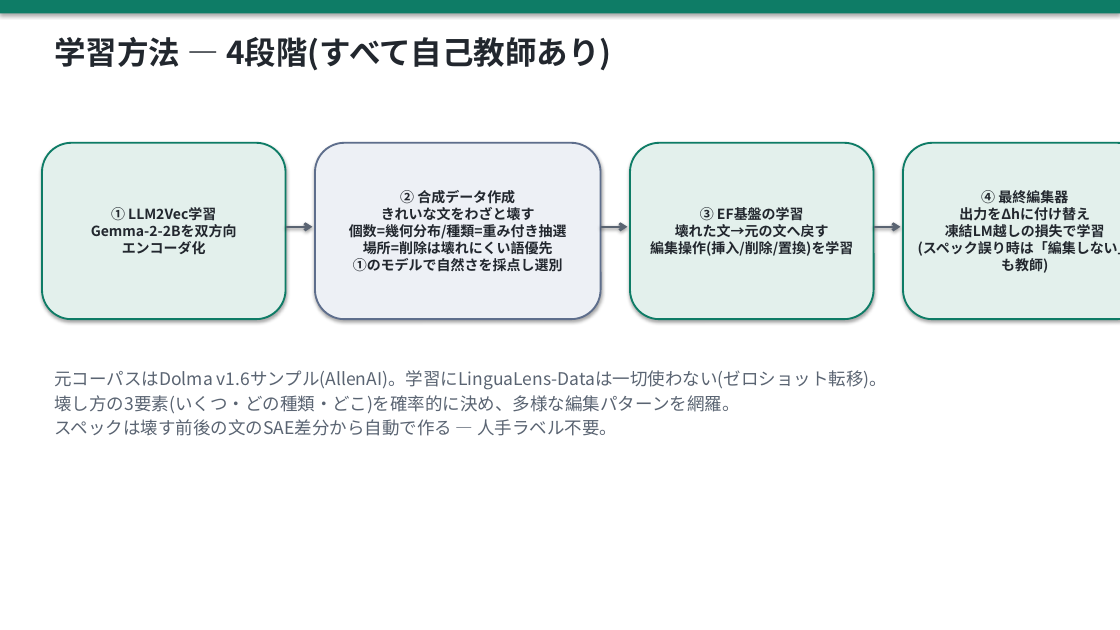
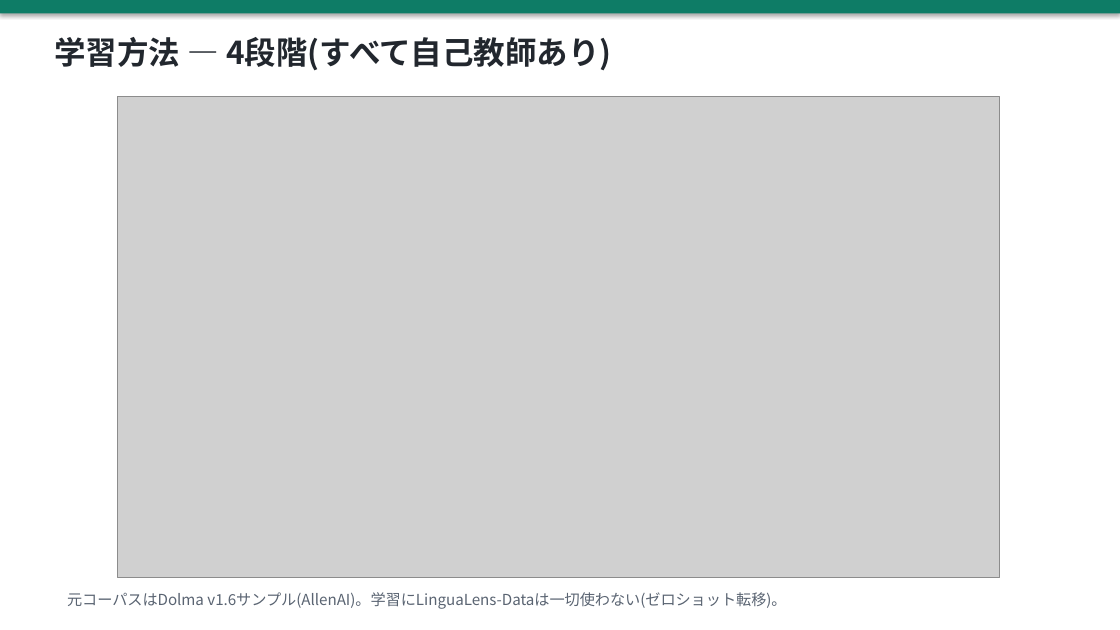
Before and after one commit to yohei-kobashi/SAE-LEWIS, a slide deck: slide 8 of slides/20260722_progress.pptx. Drawn at 1120x630 pixels with LibreOffice and Linux fonts; fonts in the diff are those of the drawing; grey boxes stand for pictures. Boxes give left, top, right and bottom in pixels: in the first picture for what was removed or moved away, otherwise in the second. Text is boxed around its words. In the diff, an @@ line names an element or a change of style, - is before the commit and + after.

Commit message:
スライド6・7を前セッション作成の図(SVG→PNG化)に差し替え: 新図の説明を統合(同定プール・差分平均±top64・オフライン準備・Dolma明記・ノルム予算除去注記)、cairosvgでIPAゴシック描画

```diff
--- a/slides/20260722_progress.pptx
+++ b/slides/20260722_progress.pptx
@@ picture added at box(118, 97, 1000, 578) @@
@@ rounded rectangle removed at box(42, 143, 286, 319) @@
-① LLM2Vec学習
-Gemma-2-2Bを双方向
-エンコーダ化
@@ rounded rectangle removed at box(315, 143, 601, 319) @@
-② 合成データ作成
-きれいな文をわざと壊す
-個数=幾何分布/種類=重み付き抽選
-場所=削除は壊れにくい語優先
-①のモデルで自然さを採点し選別
@@ rounded rectangle removed at box(630, 143, 874, 319) @@
-③ EF基盤の学習
-壊れた文→元の文へ戻す
-編集操作(挿入/削除/置換)を学習
@@ rounded rectangle removed at box(903, 143, 1120, 319) @@
-④ 最終編集器
-出力をΔhに付け替え
-凍結LM越しの損失で学習
-(スペック誤り時は「編集しない」も教師)
@@ arrow removed from (286, 227) to (313, 227) @@
@@ arrow removed from (601, 227) to (628, 227) @@
@@ arrow removed from (874, 227) to (901, 227) @@
@@ text removed at box(54, 370, 887, 436) @@
-元コーパスはDolma v1.6サンプル(AllenAI)。学習にLinguaLens-Dataは一切使わない(ゼロショット転移)。
-壊し方の3要素(いくつ・どの種類・どこ)を確率的に決め、多様な編集パターンを網羅。
-スペックは壊す前後の文のSAE差分から自動で作る — 人手ラベル不要。
@@ text added at box(67, 592, 786, 609), 13 pt, text #5A6472 @@
+元コーパスはDolma v1.6サンプル(AllenAI)。学習にLinguaLens-Dataは一切使わない(ゼロショット転移)。
```
Also in this commit, not shown: 1 other slide changed.
